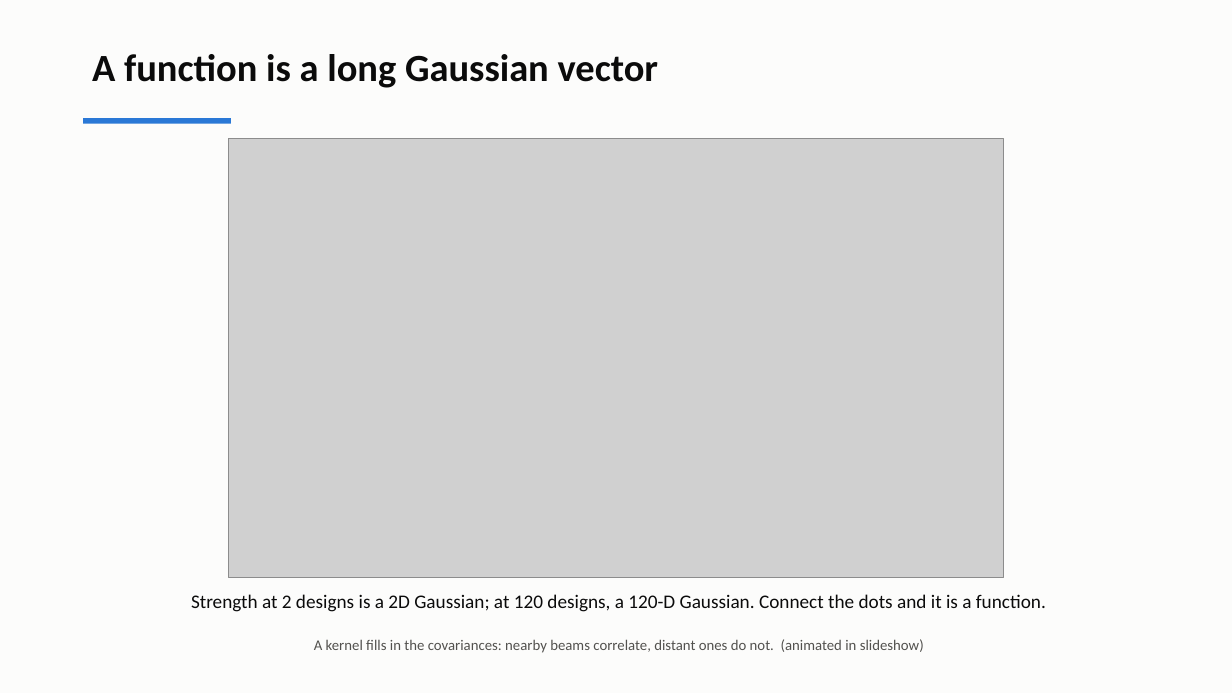
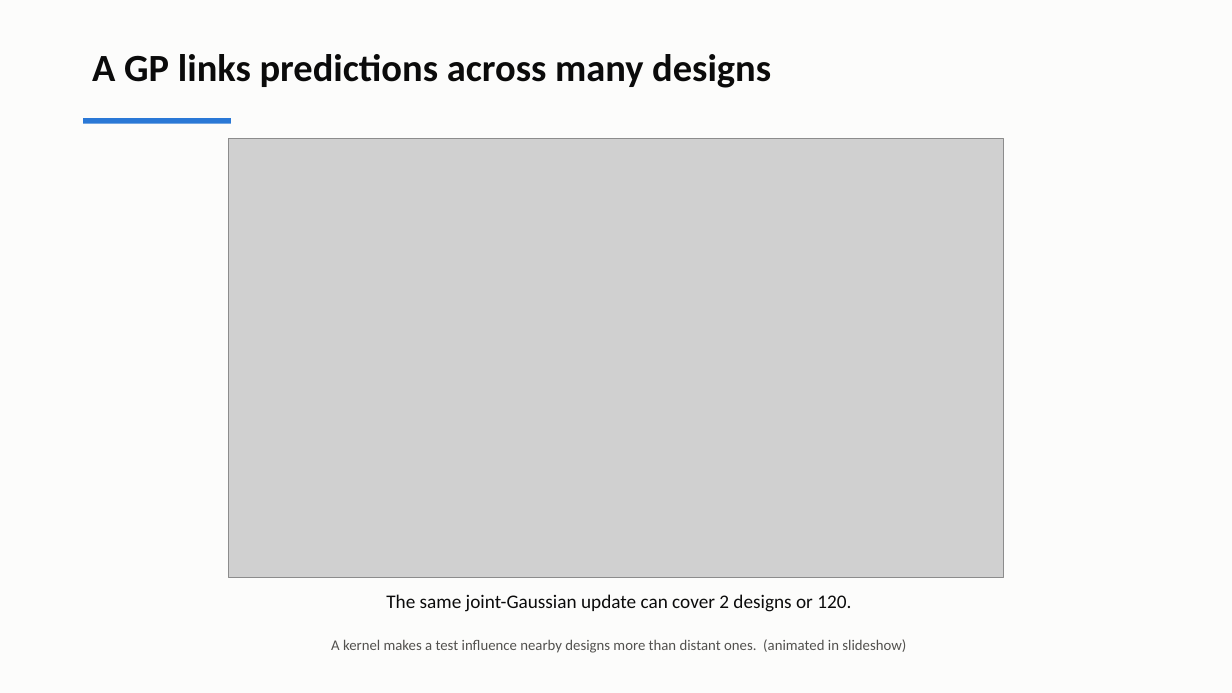
Before and after one commit to andrewvoss8-boop/core-me-data-science-activities-public, a slide deck: slide 8 of me323/Module1_drafts/ME323_Module1_Lecture2.pptx. Drawn at 1232x693 pixels with LibreOffice and Linux fonts; fonts in the diff are those of the drawing; grey boxes stand for pictures. Boxes give left, top, right and bottom in pixels: in the first picture for what was removed or moved away, otherwise in the second. Text is boxed around its words. In the diff, an @@ line names an element or a change of style, - is before the commit and + after.

```diff
--- a/me323/Module1_drafts/ME323_Module1_Lecture2.pptx
+++ b/me323/Module1_drafts/ME323_Module1_Lecture2.pptx
@@ text at box(92, 54, 771, 88): text changed @@
-A function is a long Gaussian vector
+A GP links predictions across many designs
@@ text at box(386, 594, 851, 612): text changed @@
-Strength at 2 designs is a 2D Gaussian; at 120 designs, a 120-D Gaussian. Connect the dots and it is a function.
+The same joint-Gaussian update can cover 2 designs or 120.
@@ text at box(331, 639, 906, 653): text changed @@
-A kernel fills in the covariances: nearby beams correlate, distant ones do not. (animated in slideshow)
+A kernel makes a test influence nearby designs more than distant ones. (animated in slideshow)
```
Also in this commit, not shown: 10 other slides changed, 6 slides added, 5 slides removed, 9 other files.
